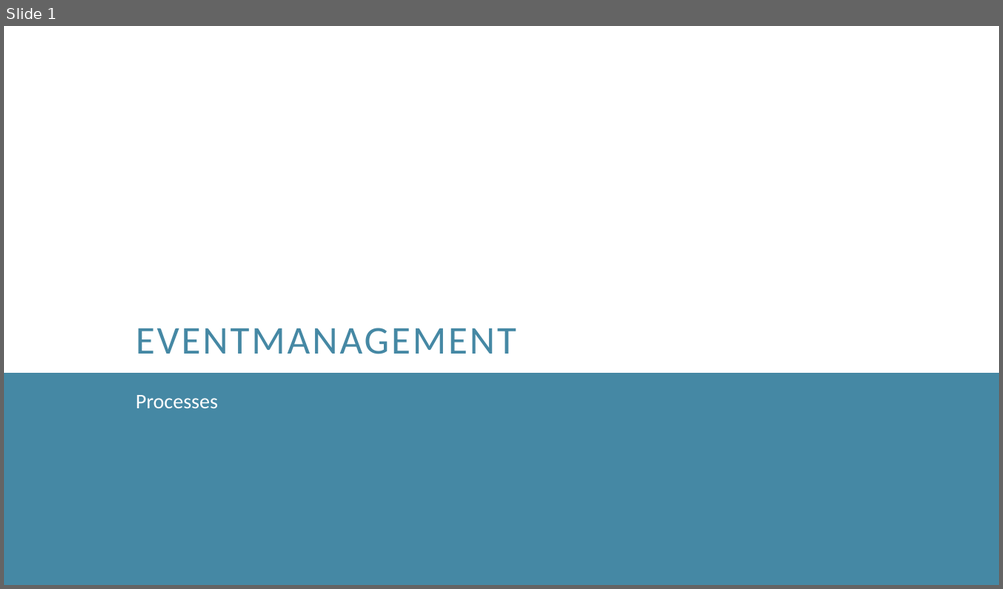
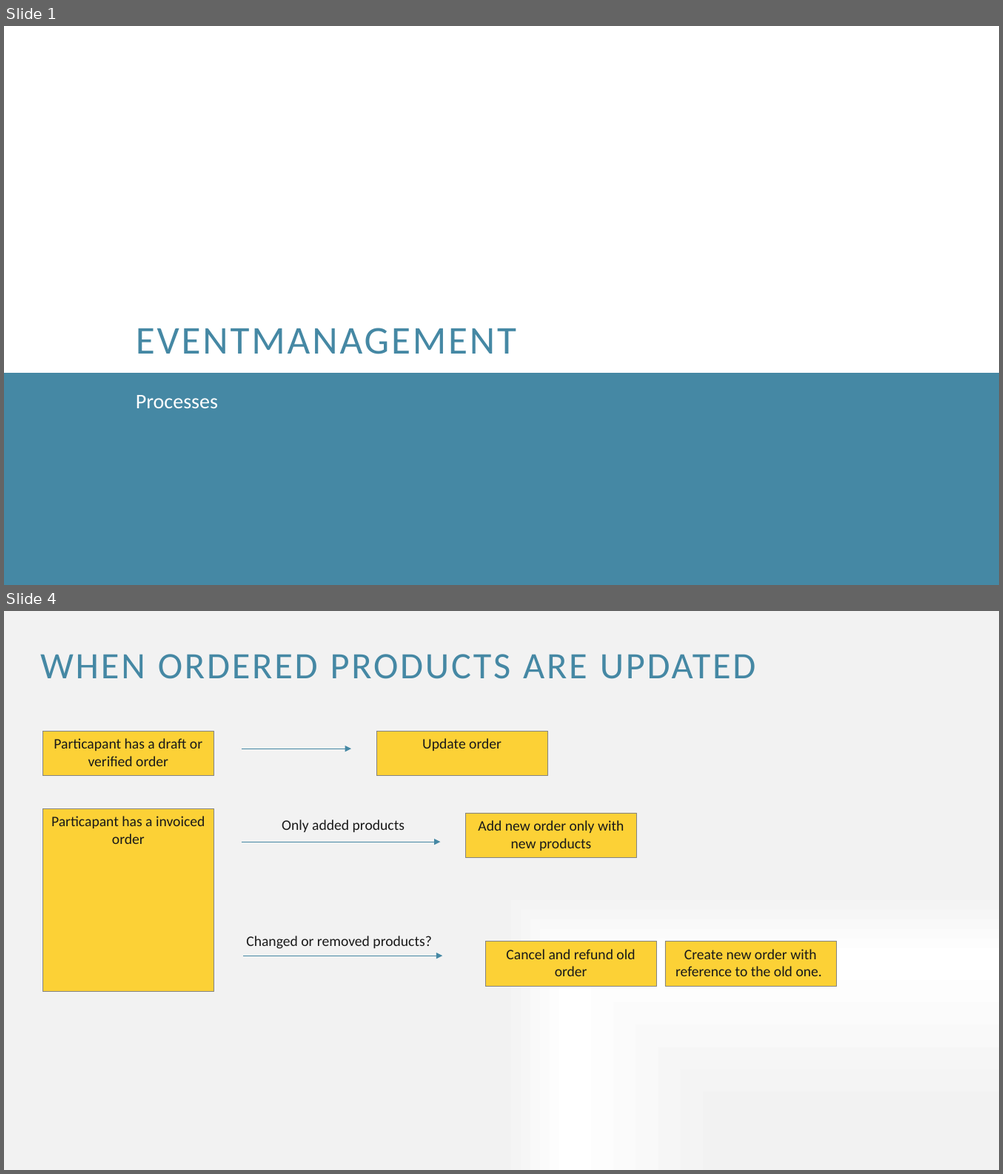
Before and after one commit to DaiHai027/Eventuras, a slide deck: docs/Specification/Specification.pptx. Shown one above the other, each under a label of ours: slide 1 before the commit, slides 1 and 4 after it; the slides between them are not shown. The pictures are 1003x589 and 1003x1174 pixels, drawn with LibreOffice and Linux fonts; fonts in the diff are those of the drawing. Boxes give left, top, right and bottom in pixels: in the first picture for what was removed or moved away, otherwise in the second. Text is boxed around its words. In the diff, an @@ line names an element or a change of style, - is before the commit and + after.

```diff
--- a/docs/Specification/Specification.pptx
+++ b/docs/Specification/Specification.pptx
@@ slide 4 added at bbox=[4, 611, 999, 1170], background gradient #F2F2F2 to #FFFFFF @@
@@ title added at bbox=[40, 654, 756, 679], 36 pt, text #4588A4 @@
+WHEN ORDERED PRODUCTS ARE UPDATED
@@ rectangle added at bbox=[42, 731, 213, 776], fill #FCD136, outline #838383 0.5 pt, 14 pt, text #191919 @@
+Particapant has a draft or verified order
@@ rectangle added at bbox=[376, 731, 547, 776], fill #FCD136, outline #838383 0.5 pt, 14 pt, text #191919 @@
+Update order
@@ arrow added from (242, 749) to (351, 749), #4588A4 0.5 pt @@
@@ rectangle added at bbox=[42, 809, 213, 991], fill #FCD136, outline #838383 0.5 pt, 14 pt, text #191919 @@
+Particapant has a invoiced order
@@ text added at bbox=[282, 820, 404, 832], 14 pt, text #191919 @@
+Only added products
@@ rectangle added at bbox=[466, 813, 637, 858], fill #FCD136, outline #838383 0.5 pt, 14 pt, text #191919 @@
+Add new order only with new products
@@ arrow added from (242, 843) to (441, 843), #4588A4 0.5 pt @@
@@ text added at bbox=[246, 936, 431, 949], 14 pt, text #191919 @@
+Changed or removed products?
@@ rectangle added at bbox=[485, 942, 656, 986], fill #FCD136, outline #838383 0.5 pt, 14 pt, text #191919 @@
+Cancel and refund old order
@@ rectangle added at bbox=[665, 942, 836, 986], fill #FCD136, outline #838383 0.5 pt, 14 pt, text #191919 @@
+Create new order with reference to the old one.
@@ arrow added from (244, 956) to (443, 956), #4588A4 0.5 pt @@
```
Also in this commit, not shown: 1 slide changed, 2 other slides added, 1 slide removed.
